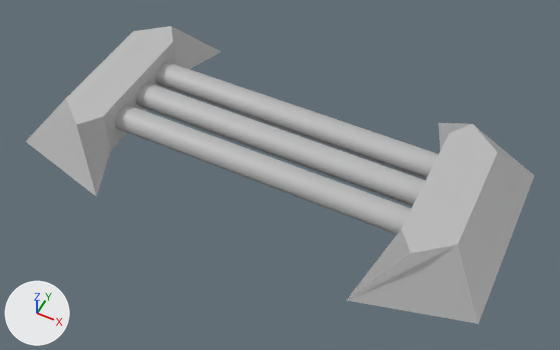
What one commit did to the FBX model sem_3/Environments/lamp1.fbx.
Both versions are drawn from a camera (50 mm lens) standing at (0.512, -1.0, 1.405) and looking at (0.036, -0.048, 0.215). Arrows for +X, +Y and +Z are at lower left; the lights stay in place. Where no turn or scale is listed for an object, it has been applied to the vertices.

The first picture shows 'lamp'.
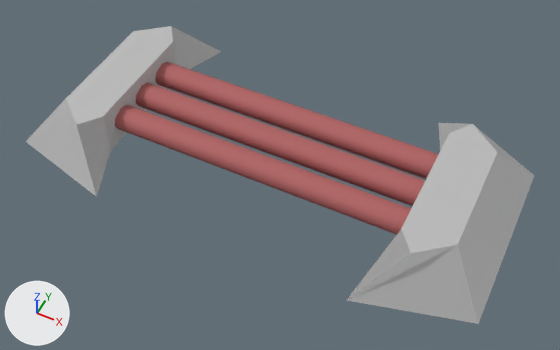
Scene script edits in JSON lines:
```json
{"op": "add", "block": "mat_paintedmetal", "code": ["mat_paintedmetal = principled_material('PaintedMetal')", "mat_paintedmetal.base_color = (0.44, 0.121, 0.121)  # brown #b16262", "mat_paintedmetal.roughness = 0.749"]}
{"block": "me_mesh", "where": "me_mesh.from_pydata(...)  # 72 vertices, 42 faces; spans x -0.5..0.5, y -0.255..0.255, z -0.05..0.05"}
{"block": "me_mesh", "where": "# used by ob_lamp; location = (0.004, -0.007, 0.261)"}
{"block": "me_mesh", "change": "me_mesh part 1: all 24 faces centred in x 0.0, y -0.104..0.104, z -0.021..0.021 switch from mat_lambert1 (grey #bcbcbc) to mat_paintedmetal (brown #b16161)"}
```

Boxes [x1, y1, x2, y2] around the edits, measured in the pictures (560 x 350 px):
```json
{"part": 1, "of": "me_mesh", "change": "recoloured", "before": [115, 62, 439, 235], "after": [115, 62, 439, 235], "on screen": "grey to brown"}
```
